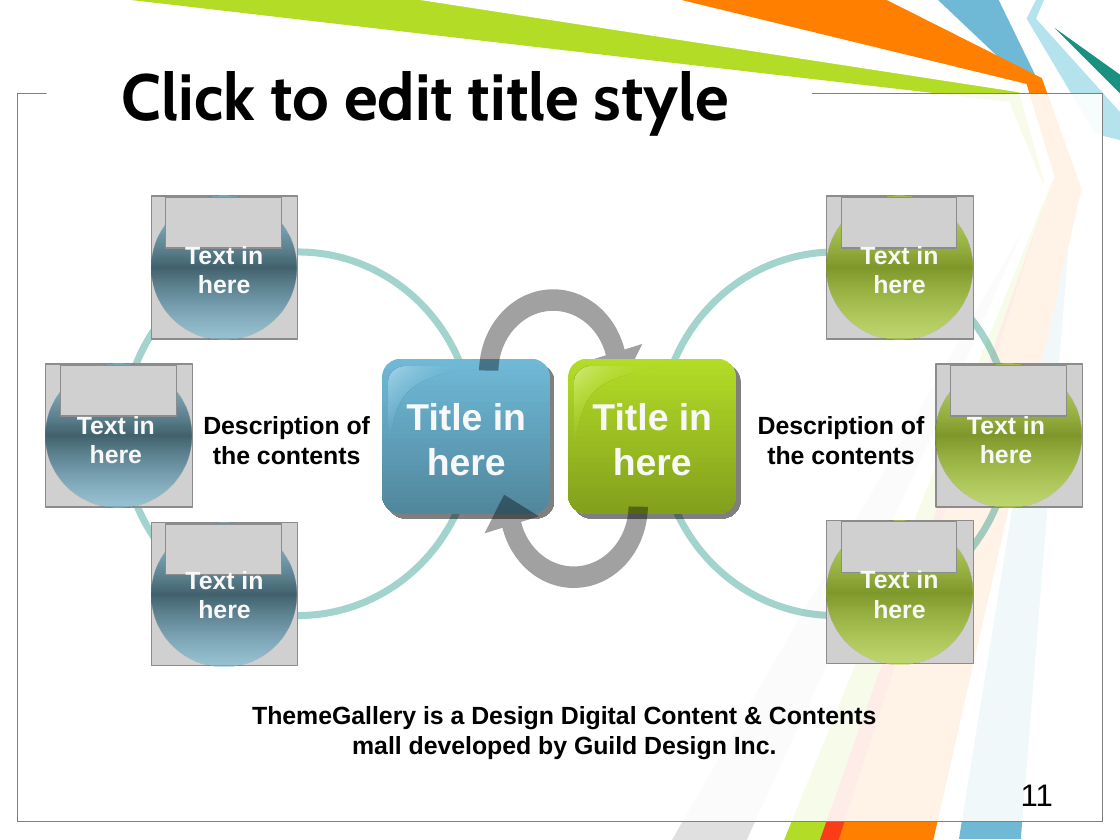
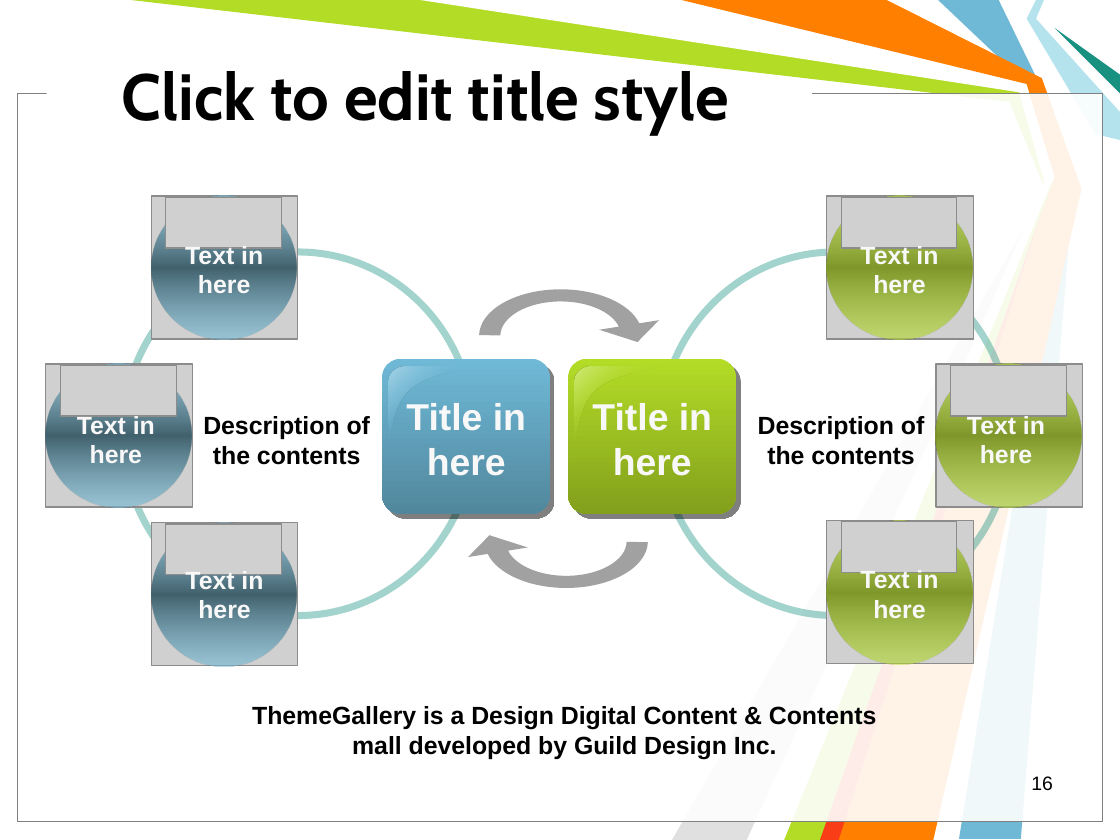
Before and after one commit to l432/Disser, a slide deck: slide 16 of Help/Dopovid/Olikh.ppt (slide 11 before the commit). Drawn at 1120x840 pixels with LibreOffice and Linux fonts; fonts in the diff are those of the drawing; grey boxes stand for pictures; background and template pictures are left out. Boxes give left, top, right and bottom in pixels: in the first picture for what was removed or moved away, otherwise in the second. Text is boxed around its words. In the diff, an @@ line names an element or a change of style, - is before the commit and + after.

```diff
--- a/Help/Dopovid/Olikh.ppt
+++ b/Help/Dopovid/Olikh.ppt
@@ freeform shape at box(479, 289, 643, 382): outline redrawn @@
@@ freeform shape at box(485, 495, 648, 588): outline redrawn @@
@@ page number at box(1031, 776, 1053, 791): text changed; size 20 to 12.5 pt @@
-11
+16
```
Also in this commit, not shown: 10 other slides changed, 7 slides added, 2 slides removed, 9 other files.
